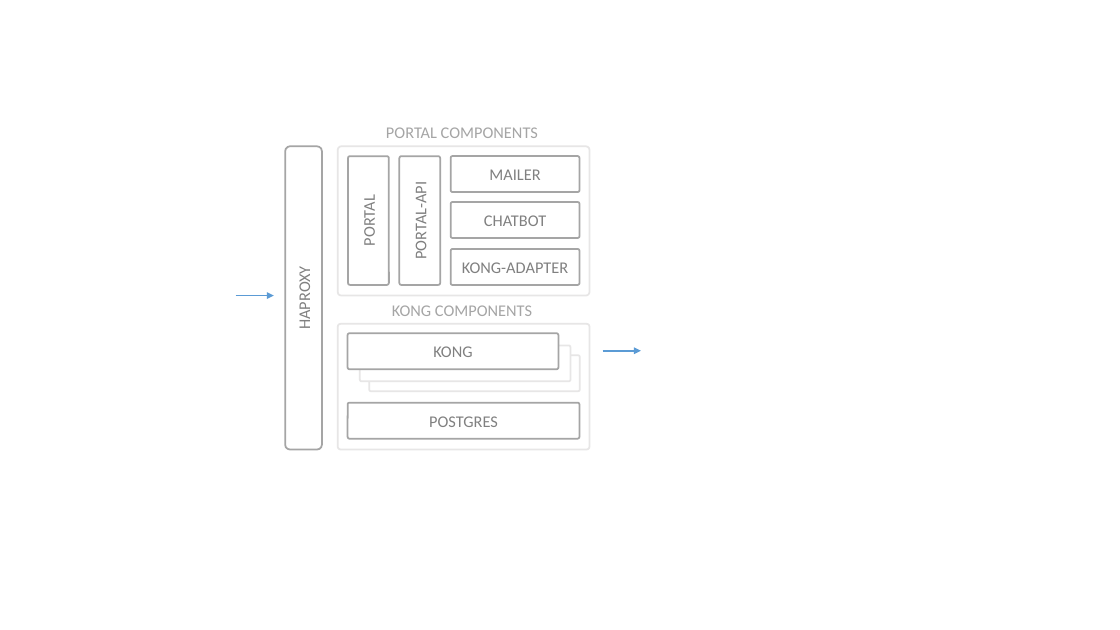
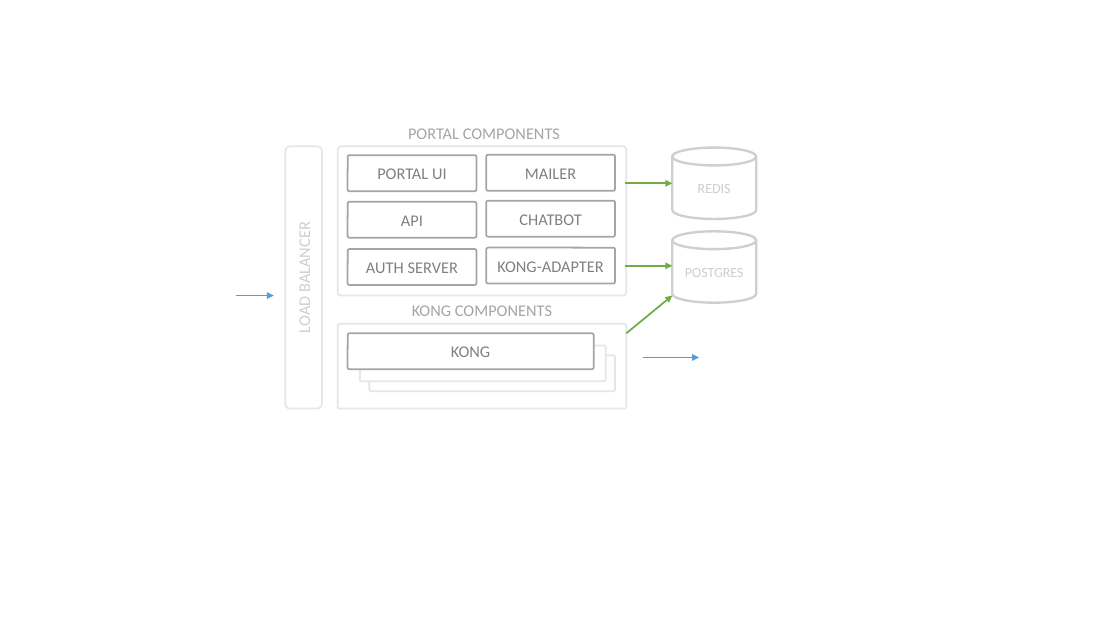
Before and after one commit to Haufe-Lexware/wicked.haufe.io, a slide deck: slide 3 of doc/architecture-illustrations.pptx. Drawn at 1120x630 pixels with LibreOffice and Linux fonts; fonts in the diff are those of the drawing. Boxes give left, top, right and bottom in pixels: in the first picture for what was removed or moved away, otherwise in the second. Text is boxed around its words. In the diff, an @@ line names an element or a change of style, - is before the commit and + after.

```diff
--- a/doc/architecture-illustrations.pptx
+++ b/doc/architecture-illustrations.pptx
@@ text "PORTAL COMPONENTS": place and size @@
-text "PORTAL COMPONENTS" at bbox=[386, 127, 538, 138]
+text "PORTAL COMPONENTS" at bbox=[408, 128, 560, 139]
@@ rounded rectangle "LOAD BALANCER": place and size @@
-rounded rectangle "LOAD BALANCER" at bbox=[285, 146, 322, 450]
+rounded rectangle "LOAD BALANCER" at bbox=[285, 146, 322, 408]
@@ rounded rectangle "LOAD BALANCER" at bbox=[285, 146, 322, 408]: outline #A5A5A5 1.5 pt to #E7E6E6 1.5 pt @@
@@ rounded rectangle: place and size @@
-rounded rectangle at bbox=[338, 146, 590, 296]
+rounded rectangle at bbox=[338, 146, 627, 296]
@@ cylinder added at bbox=[672, 148, 756, 219], fill #FFFFFF, outline #D0CECE 2 pt, 12 pt, text #D0CECE @@
+REDIS
@@ rounded rectangle "PORTAL UI": place and size @@
-rounded rectangle "PORTAL UI" at bbox=[348, 156, 389, 285]
+rounded rectangle "PORTAL UI" at bbox=[348, 155, 476, 192]
@@ text in rounded rectangle at bbox=[377, 168, 447, 179]: text changed @@
-PORTAL
+PORTAL UI
@@ rounded rectangle "API": place and size @@
-rounded rectangle "API" at bbox=[399, 156, 440, 285]
+rounded rectangle "API" at bbox=[348, 202, 476, 238]
@@ 3 rounded rectangles: place and size @@
-3 rounded rectangles at bbox=[451, 156, 580, 285]
+3 rounded rectangles at bbox=[486, 155, 615, 284]
@@ arrow added from (625, 183) to (672, 183), #70AD47 1.5 pt @@
@@ text in rounded rectangle at bbox=[295, 231, 315, 332]: text changed; text colour #808080 to #D0CECE @@
-HAPROXY
+LOAD BALANCER
@@ text in rounded rectangle at bbox=[401, 215, 423, 226]: text changed @@
-PORTAL-API
+API
@@ cylinder "POSTGRES": place and size @@
-cylinder "POSTGRES" at bbox=[348, 402, 580, 439]
+cylinder "POSTGRES" at bbox=[672, 231, 756, 302]
@@ cylinder "POSTGRES" at bbox=[672, 231, 756, 302]: size 14 to 12 pt, text colour #808080 to #D0CECE; rounded rectangle to cylinder; outline #A5A5A5 1.5 pt to #D0CECE 2 pt @@
@@ rounded rectangle added at bbox=[348, 249, 476, 285], fill #FFFFFF, outline #A5A5A5 1.5 pt, 14 pt, text #808080 @@
+AUTH SERVER
@@ arrow added from (625, 266) to (672, 266), #70AD47 1.5 pt @@
@@ text "KONG COMPONENTS": place and size @@
-text "KONG COMPONENTS" at bbox=[392, 305, 532, 316]
+text "KONG COMPONENTS" at bbox=[412, 305, 552, 316]
@@ arrow added from (627, 334) to (672, 296), #70AD47 1.5 pt @@
@@ rounded rectangle: place and size @@
-rounded rectangle at bbox=[338, 324, 590, 450]
+rounded rectangle at bbox=[338, 324, 627, 409]
@@ rounded rectangle "KONG": place and size @@
-rounded rectangle "KONG" at bbox=[348, 334, 559, 370]
+rounded rectangle "KONG" at bbox=[348, 334, 594, 370]
@@ rounded rectangle "KONG": place and size @@
-rounded rectangle "KONG" at bbox=[360, 345, 571, 381]
+rounded rectangle "KONG" at bbox=[360, 345, 606, 381]
@@ rounded rectangle "KONG": place and size @@
-rounded rectangle "KONG" at bbox=[370, 355, 581, 392]
+rounded rectangle "KONG" at bbox=[370, 355, 616, 392]
@@ arrow moved from (603, 351) - (641, 351) to (643, 358) - (699, 358) @@
```
Also in this commit, not shown: 8 other slides changed, 1 slide added, 52 other files.
